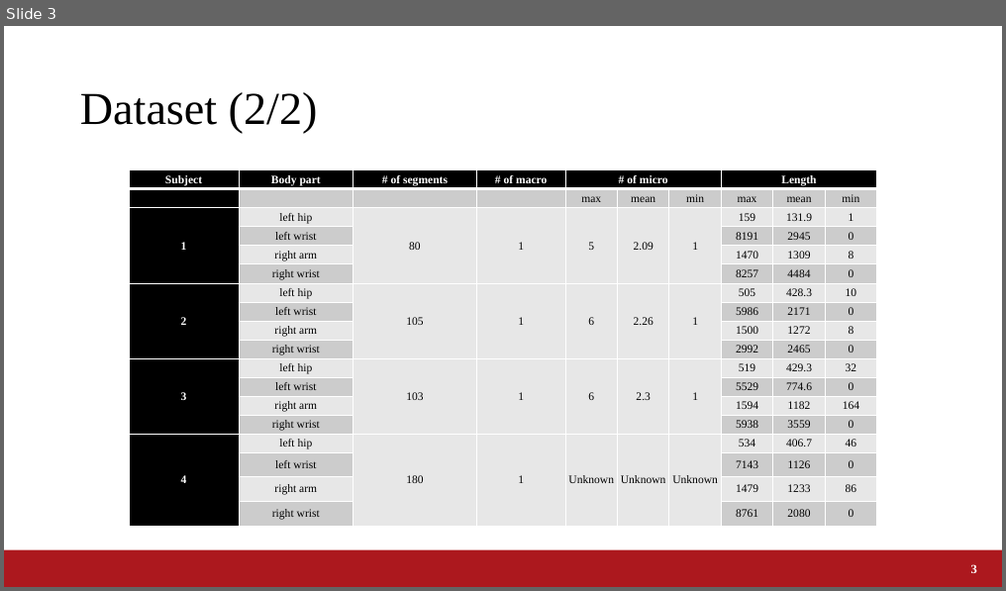
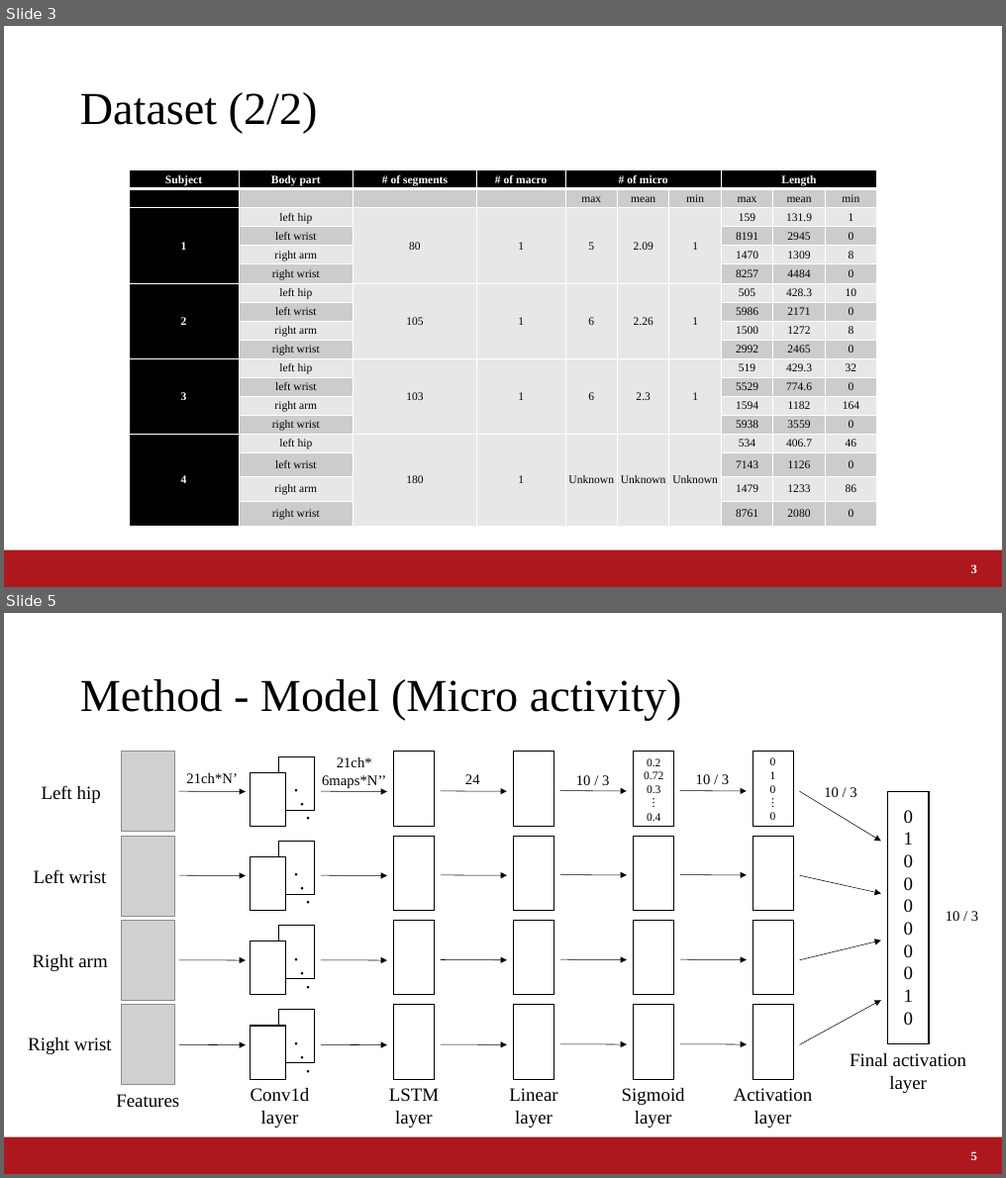
Before and after one commit to a2h1r0/lab, a slide deck: paper/ABC2020CookingChallenge/ABC2020_Fujii.pptx. Shown one above the other, each under a label of ours: slide 3 before the commit, slides 3 and 5 after it; the slides between them are not shown. The pictures are 1006x591 and 1006x1178 pixels, drawn with LibreOffice and Linux fonts; fonts in the diff are those of the drawing; grey boxes stand for pictures; background and template pictures are left out. Boxes give left, top, right and bottom in pixels: in the first picture for what was removed or moved away, otherwise in the second. Text is boxed around its words. In the diff, an @@ line names an element or a change of style, - is before the commit and + after.

```diff
--- a/paper/ABC2020CookingChallenge/ABC2020_Fujii.pptx
+++ b/paper/ABC2020CookingChallenge/ABC2020_Fujii.pptx
@@ slide 5 added at (4, 613, 1002, 1174), background #FFFFFF; not listed: 1 template element that a slide beside it also shows @@
@@ title added at (80, 679, 682, 721), 44 pt, text #000000 @@
+Method - Model (Micro activity)
@@ group added at (28, 752, 978, 1128): 25 rectangles, 25 texts, 24 arrows, 4 pictures @@
+・・・
+・・・
+・・・
+・・・
+21ch*N’
+21ch*
+6maps*N’’
+24
+10 / 3
+10 / 3
+10 / 3
+10 / 3
+0.2
+0.72
+0.3
+︙
+0.4
+0
+1
+0
+︙
+0
+0
+1
+0
+0
+0
+0
+0
+0
+1
+0
+Features
+Conv1d
+layer
+LSTM
+layer
+Linear
+layer
+Sigmoid
+layer
+Activation
+layer
+Final activation
+layer
+Right wrist
+Right arm
+Left wrist
+Left hip
@@ page number added at (971, 1152, 977, 1160), 12 pt, text #FFFFFF, bold @@
+5
```
Also in this commit, not shown: 3 slides changed, 2 other slides added, 1 slide removed.
